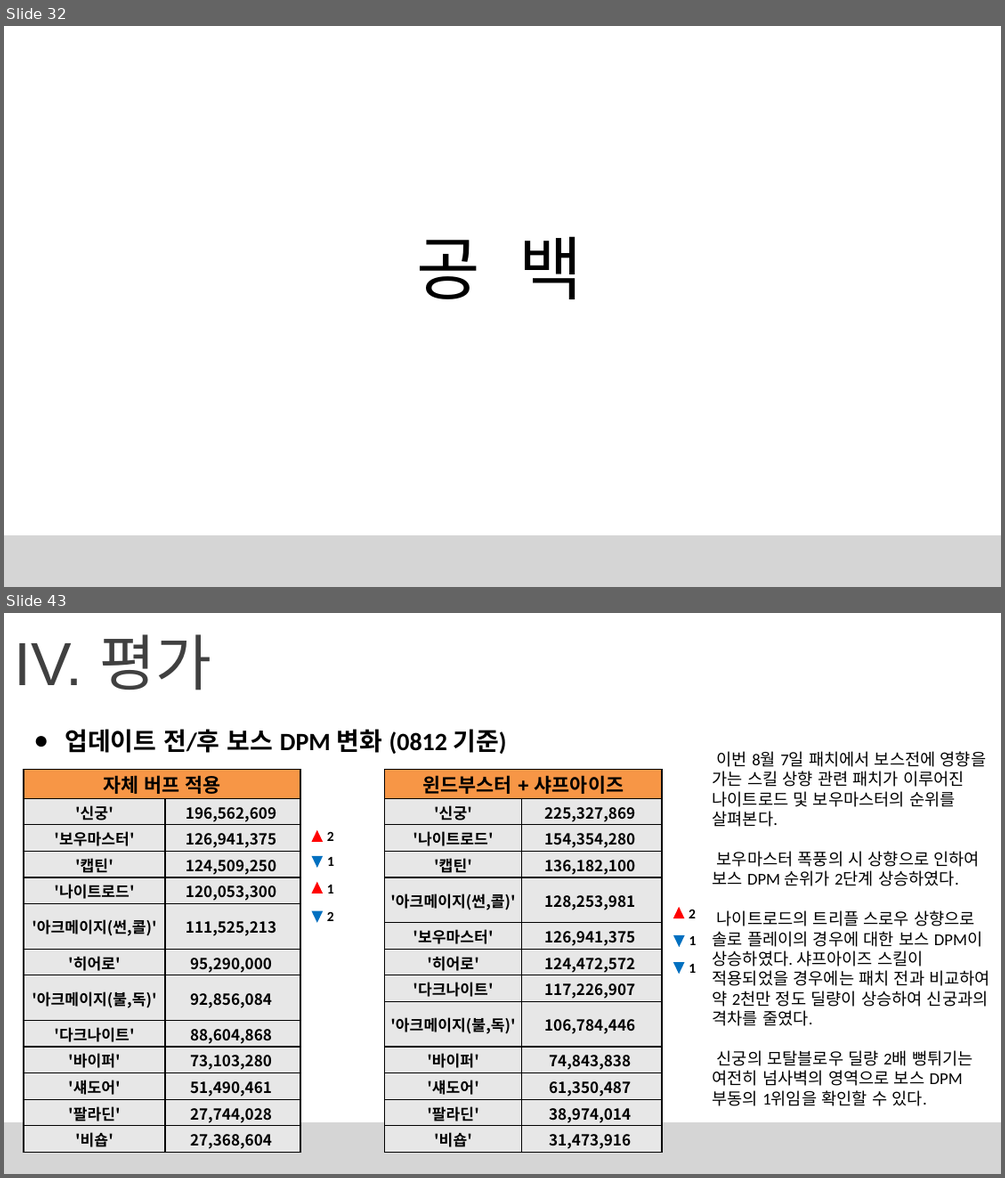
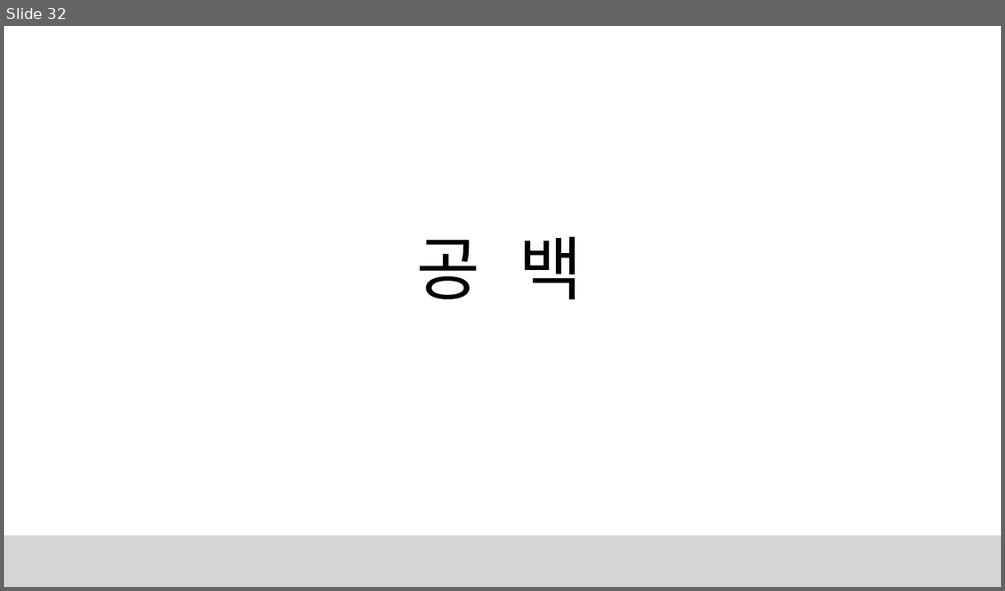
Before and after one commit to Sasibu30/MapleStory, a slide deck: Project/Project1(공식 및 DPM 분석)/Maplestory 프로젝트 - 자료 분석.pptx. Shown one above the other, each under a label of ours: slides 32 and 43 before the commit, slide 32 after it; the slides between them are not shown. The pictures are 1005x1178 and 1005x591 pixels, drawn with LibreOffice and Linux fonts; fonts in the diff are those of the drawing; background and template pictures are left out. Boxes give left, top, right and bottom in pixels: in the first picture for what was removed or moved away, otherwise in the second. Text is boxed around its words. In the diff, an @@ line names an element or a change of style, - is before the commit and + after.

```diff
--- a/Project/Project1(공식 및 DPM 분석)/Maplestory 프로젝트 - 자료 분석.pptx
+++ b/Project/Project1(공식 및 DPM 분석)/Maplestory 프로젝트 - 자료 분석.pptx
@@ slide 43 removed at <box>4,613,1001,1174</box>, background picture (left out); not listed: 1 template element that a slide beside it also shows @@
@@ title removed at <box>14,634,212,690</box> @@
-IV. 평가
@@ text removed at <box>65,729,506,754</box> @@
-● 업데이트 전/후 보스 DPM 변화 (0812 기준)
@@ table removed at <box>24,770,301,1152</box>, 13 rows, 2 columns @@
-자체 버프 적용 | 
-'신궁' | 196,562,609
-'보우마스터' | 126,941,375
-'캡틴' | 124,509,250
-'나이트로드' | 120,053,300
-'아크메이지(썬,콜)' | 111,525,213
-'히어로' | 95,290,000
-'아크메이지(불,독)' | 92,856,084
-'다크나이트' | 88,604,868
-'바이퍼' | 73,103,280
-'섀도어' | 51,490,461
-'팔라딘' | 27,744,028
-'비숍' | 27,368,604
@@ table removed at <box>385,770,662,1152</box>, 13 rows, 2 columns @@
-윈드부스터 + 샤프아이즈 | 
-'신궁' | 225,327,869
-'나이트로드' | 154,354,280
-'캡틴' | 136,182,100
-'아크메이지(썬,콜)' | 128,253,981
-'보우마스터' | 126,941,375
-'히어로' | 124,472,572
-'다크나이트' | 117,226,907
-'아크메이지(불,독)' | 106,784,446
-'바이퍼' | 74,843,838
-'섀도어' | 61,350,487
-'팔라딘' | 38,974,014
-'비숍' | 31,473,916
@@ text removed at <box>712,751,990,1106</box> @@
-이번 8월 7일 패치에서 보스전에 영향을 가는 스킬 상향 관련 패치가 이루어진 나이트로드 및 보우마스터의 순위를 살펴본다.
-보우마스터 폭풍의 시 상향으로 인하여 보스 DPM 순위가 2단계 상승하였다.
-나이트로드의 트리플 스로우 상향으로 솔로 플레이의 경우에 대한 보스 DPM이 상승하였다. 샤프아이즈 스킬이 적용되었을 경우에는 패치 전과 비교하여 약 2천만 정도 딜량이 상승하여 신궁과의 격차를 줄였다.
-신궁의 모탈블로우 딜량 2배 뻥튀기는 여전히 넘사벽의 영역으로 보스 DPM 부동의 1위임을 확인할 수 있다.
@@ triangle removed at <box>311,830,322,843</box> @@
@@ text removed at <box>327,832,334,841</box> @@
-2
@@ triangle removed at <box>311,856,322,868</box> @@
@@ text removed at <box>327,857,334,866</box> @@
-1
@@ triangle removed at <box>311,881,322,893</box> @@
@@ text removed at <box>327,884,334,893</box> @@
-1
@@ triangle removed at <box>311,911,322,923</box> @@
@@ text removed at <box>327,912,334,921</box> @@
-2
@@ triangle removed at <box>673,907,684,919</box> @@
@@ text removed at <box>688,909,696,918</box> @@
-2
@@ triangle removed at <box>673,935,684,947</box> @@
@@ text removed at <box>689,936,696,945</box> @@
-1
@@ triangle removed at <box>673,962,684,973</box> @@
@@ text removed at <box>688,964,696,973</box> @@
-1
```
Also in this commit, not shown: 13 other slides removed, 3 other files.
